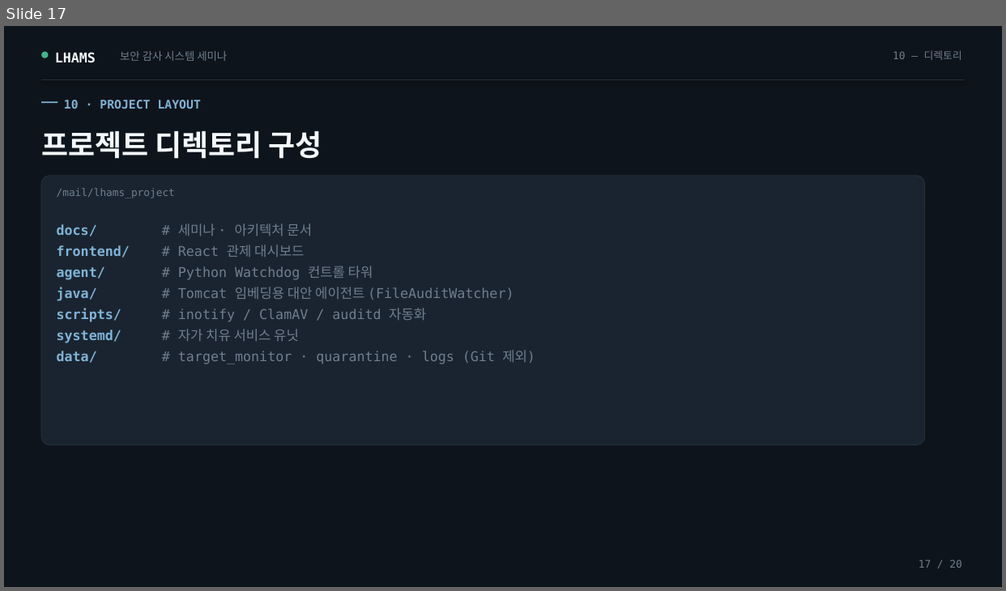
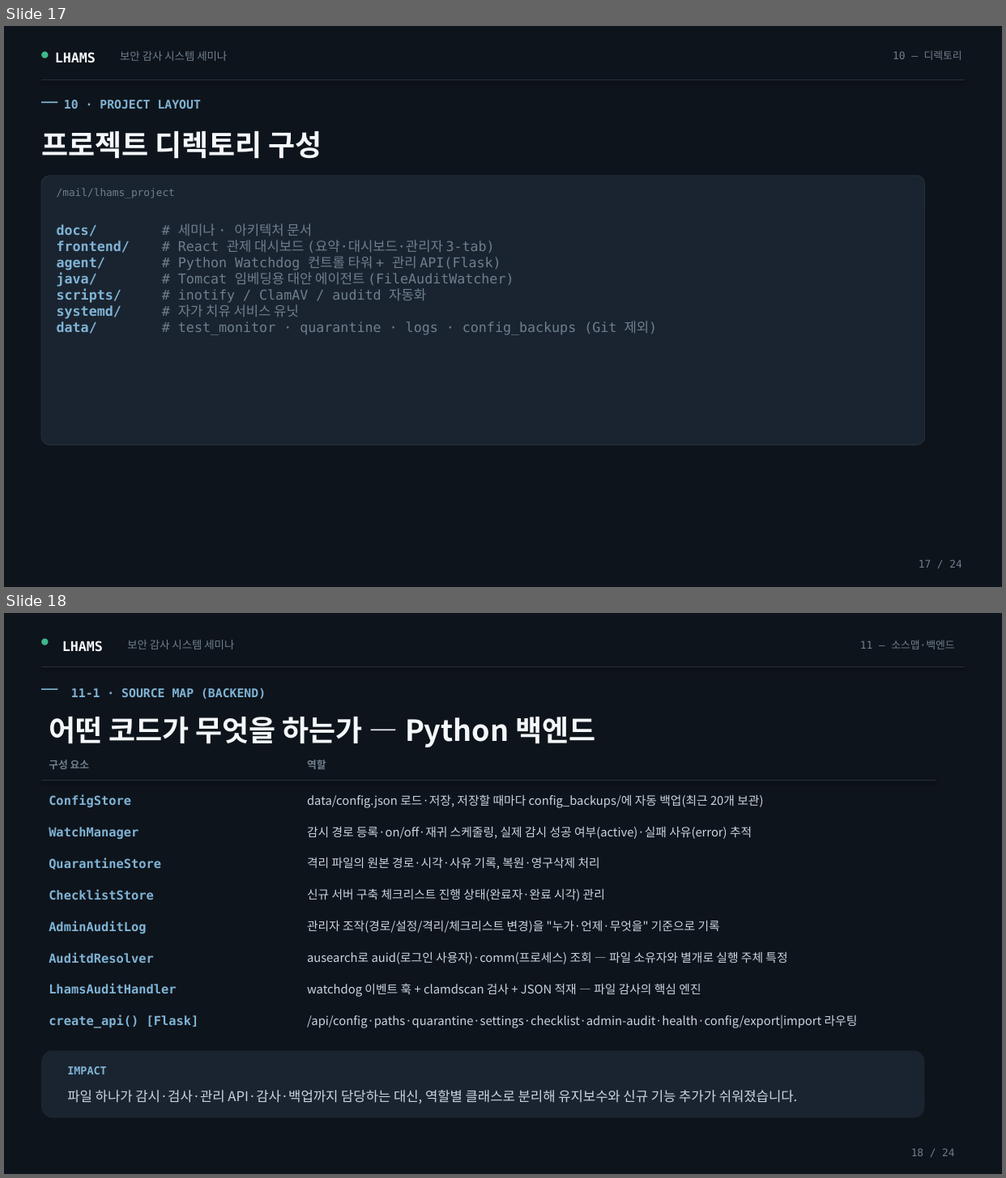
Before and after one commit to damhee-kim/lhams_project, a slide deck: docs/LHAMS_크리니티_통합세미나.pptx. Shown one above the other, each under a label of ours: slide 17 before the commit, slides 17 and 18 after it. The pictures are 1006x591 and 1006x1178 pixels, drawn with LibreOffice and Linux fonts; fonts in the diff are those of the drawing. Boxes give left, top, right and bottom in pixels: in the first picture for what was removed or moved away, otherwise in the second. Text is boxed around its words. In the diff, an @@ line names an element or a change of style, - is before the commit and + after.

Commit message:
[LAHMS] 전체 관리 리소스 개선 - 다중 서버 SI 고객사 관리 운영 UI/UX 개선 - 서비스 Ihams_watchdog.py 홈 경로 설정 외부 설정 가능 UI 기능 반영 - 세미나 자료 현행화

```diff
--- a/docs/LHAMS_크리니티_통합세미나.pptx
+++ b/docs/LHAMS_크리니티_통합세미나.pptx
@@ slide 18 added at [4,613,1002,1174], background #0E141B @@
@@ ellipse added at [41,638,49,645], fill #3DB88B @@
@@ text added at [62,641,103,652], 13 pt, text #F4F8FB, bold @@
+LHAMS
@@ text added at [127,640,234,649], 10.5 pt, text #6E7E8E @@
+보안 감사 시스템 세미나
@@ text added at [860,640,954,649], 10 pt, text #6E7E8E @@
+11 — 소스맵·백엔드
@@ line added from (41, 667) to (965, 667), #24303C 0.75 pt @@
@@ rectangle added at [41,688,58,690], fill #7FB3D5 @@
@@ text added at [71,688,266,699], 11.5 pt, text #7FB3D5, bold @@
+11-1 · SOURCE MAP (BACKEND)
@@ text added at [49,717,595,747], 28 pt, text #F4F8FB, bold @@
+어떤 코드가 무엇을 하는가 — Python 백엔드
@@ line added from (41, 781) to (936, 781), #24303C 0.75 pt @@
@@ text added at [49,760,90,769], 10 pt, text #6E7E8E, bold @@
+구성 요소
@@ text added at [307,760,326,769], 10 pt, text #6E7E8E, bold @@
+역할
@@ text added at [49,795,131,807], 12 pt, text #7FB3D5, bold @@
+ConfigStore
@@ text added at [307,794,763,808], 11.5 pt, text #C9D4DF @@
+data/config.json 로드·저장, 저장할 때마다 config_backups/에 자동 백업(최근 20개 보관)
@@ text added at [49,827,138,839], 12 pt, text #7FB3D5, bold @@
+WatchManager
@@ text added at [307,826,752,839], 11.5 pt, text #C9D4DF @@
+감시 경로 등록·on/off·재귀 스케줄링, 실제 감시 성공 여부(active)·실패 사유(error) 추적
@@ text added at [49,858,161,870], 12 pt, text #7FB3D5, bold @@
+QuarantineStore
@@ text added at [307,857,600,870], 11.5 pt, text #C9D4DF @@
+격리 파일의 원본 경로·시각·사유 기록, 복원·영구삭제 처리
@@ text added at [49,889,154,900], 12 pt, text #7FB3D5, bold @@
+ChecklistStore
@@ text added at [307,888,605,901], 11.5 pt, text #C9D4DF @@
+신규 서버 구축 체크리스트 진행 상태(완료자·완료 시각) 관리
@@ text added at [49,921,146,934], 12 pt, text #7FB3D5, bold @@
+AdminAuditLog
@@ text added at [307,920,720,933], 11.5 pt, text #C9D4DF @@
+관리자 조작(경로/설정/격리/체크리스트 변경)을 "누가·언제·무엇을" 기준으로 기록
@@ text added at [49,952,154,963], 12 pt, text #7FB3D5, bold @@
+AuditdResolver
@@ text added at [307,952,787,965], 11.5 pt, text #C9D4DF @@
+ausearch로 auid(로그인 사용자)·comm(프로세스) 조회 — 파일 소유자와 별개로 실행 주체 특정
@@ text added at [49,984,176,994], 12 pt, text #7FB3D5, bold @@
+LhamsAuditHandler
@@ text added at [307,983,701,997], 11.5 pt, text #C9D4DF @@
+watchdog 이벤트 훅 + clamdscan 검사 + JSON 적재 — 파일 감사의 핵심 엔진
@@ text added at [49,1015,199,1029], 12 pt, text #7FB3D5, bold @@
+create_api() [Flask]
@@ text added at [307,1016,858,1029], 11.5 pt, text #C9D4DF @@
+/api/config·paths·quarantine·settings·checklist·admin-audit·health·config/export|import 라우팅
@@ rounded rectangle added at [41,1051,925,1118], fill #1A2430 @@
@@ text added at [67,1067,106,1075], 10.5 pt, text #7FB3D5, bold @@
+IMPACT
@@ text added at [67,1090,797,1104], 13 pt, text #C9D4DF @@
+파일 하나가 감시·검사·관리 API·감사·백업까지 담당하는 대신, 역할별 클래스로 분리해 유지보수와 신규 기능 추가가 쉬워졌습니다.
@@ text added at [911,1148,954,1157], 10 pt, text #6E7E8E @@
+18 / 24
@@ slide 17 changed as well @@
@@ text at [178,240,501,271]: text changed @@
-frontend/ # React 관제 대시보드
-agent/ # Python Watchdog 컨트롤 타워
+frontend/ # React 관제 대시보드 (요약·대시보드·관리자 3-tab)
+agent/ # Python Watchdog 컨트롤 타워 + 관리 API(Flask)
@@ text at [178,270,514,317]: line spacing 1.3 to 1 @@
@@ text at [178,321,658,335]: text changed @@
-data/ # target_monitor · quarantine · logs (Git 제외)
+data/ # test_monitor · quarantine · logs · config_backups (Git 제외)
@@ text at [918,560,961,568]: text changed @@
-17 / 20
+17 / 24
```
Also in this commit, not shown: 18 other slides changed, 3 other slides added, 18 other files.
